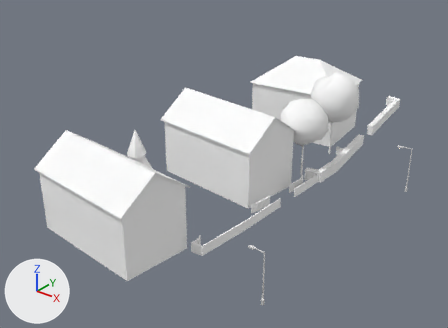
Two versions of the glTF model cities/arlov-borggatan/pack/tiles/c-11_7.glb, one commit apart.
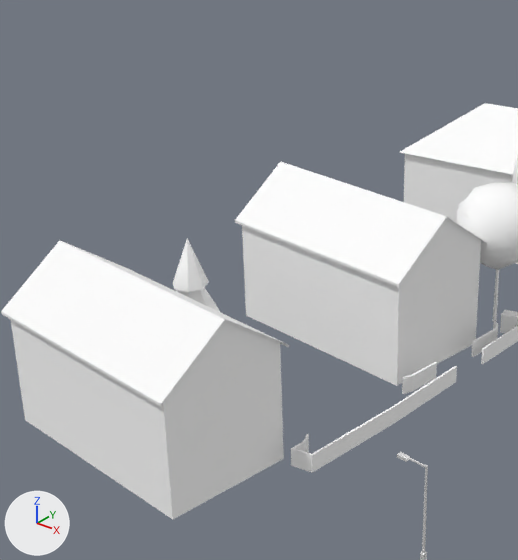
Old and new are each drawn whole from a 50 mm lens placed at (-579.7, 390.6, 37.7), pointed at (-628.6, 451.8, -0.2) and again close up on the part from 7% to 70% of the width and 0% to 92% of the height. Every picture has the same lights, and +X, +Y and +Z are marked at lower left. The first two pictures are the older version. Where no turn or scale is listed for an object, it has been applied to the vertices. Vertices at exactly the same position are counted once.

The scene before the commit, as lines of its bpy script (objects in view):
```python
me_sm_building_w208846666 = bpy.data.meshes.new('SM_Building_w208846666')
me_sm_building_w208846666.from_pydata(...)  # 48 vertices, 46 faces; spans x -8.4..8.4, y -24.6..24.6, z -5.8..5.8
# faces by material slot: [8, 14, 24]
me_sm_building_w208846666.materials.append(mat_m_wall_wood_white_upper)  # white #ffffff
me_sm_building_w208846666.materials.append(mat_m_roof_tiles_dark)  # white #ffffff
me_sm_building_w208846666.materials.append(mat_m_concrete)  # white #ffffff
me_sm_trees__11_7 = bpy.data.meshes.new('SM_Trees_-11_7')
me_sm_trees__11_7.from_pydata(...)  # 312 vertices, 537 faces; spans x -8.5..8.5, y -15.5..15.5, z -6.1..6.1
# faces by material slot: [36, 480, 21]
me_sm_trees__11_7.materials.append(mat_m_bark_wood)  # white #ffffff
me_sm_trees__11_7.materials.append(mat_m_leaf)  # white #ffffff
me_sm_trees__11_7.materials.append(mat_m_conifer)  # white #ffffff
me_sm_wall_fence__11_7 = bpy.data.meshes.new('SM_Wall_Fence_-11_7')
me_sm_wall_fence__11_7.from_pydata(...)  # 91 vertices, 121 faces; spans x -1.4..1.4, y -15.2..15.2, z -0.8..0.8
me_sm_wall_fence__11_7.materials.append(mat_m_wall_wood_white_blank)  # white #ffffff
ob_sm_building_w208846666 = bpy.data.objects.new('SM_Building_w208846666', me_sm_building_w208846666)
ob_sm_building_w208846666.location = (-624.67, 448.48, 6.32)
ob_sm_trees__11_7 = bpy.data.objects.new('SM_Trees_-11_7', me_sm_trees__11_7)
ob_sm_trees__11_7.location = (-622.59, 448.81, 7.07)
ob_sm_wall_fence__11_7 = bpy.data.objects.new('SM_Wall_Fence_-11_7', me_sm_wall_fence__11_7)
ob_sm_wall_fence__11_7.location = (-615.44, 446.42, 1.71)
# also in view: 'SM_Building_w208846686' at (-625.4, 428.6, 6.0); 'SM_Building_w208846730' at (-624.2, 447.0, 6.3)
```
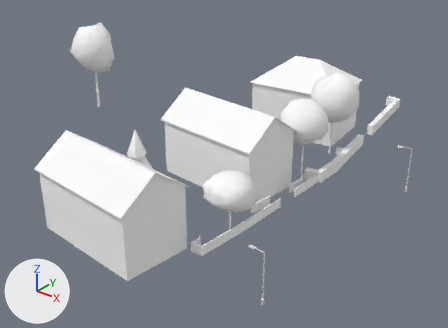
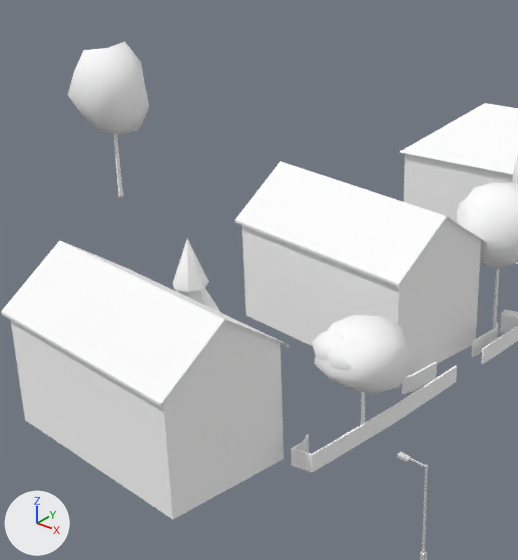
The newer file is also turned or shifted as a whole; pictures and numbers use the older file's frame.

Pixel boxes (x1, y1, x2, y2) of what changed, in the close-ups (518 x 560 px):
'SM_Trees_-11_7', reshaped: before (173, 158, 518, 321); after (68, 41, 518, 424)
part 1 of me_sm_trees__11_7, added: after (113, 134, 123, 197)
part 2 of me_sm_trees__11_7, added (mostly hidden): after (361, 391, 365, 424)
part 3 of me_sm_trees__11_7, added: after (68, 41, 149, 135)
part 4 of me_sm_trees__11_7, added: after (314, 315, 413, 394)
part 5 of me_sm_trees__11_7, added: after (327, 334, 361, 370)
part 6 of me_sm_trees__11_7, added: after (312, 331, 345, 360)

Diff of the bpy script that builds the scene:
```diff
--- a/cities/arlov-borggatan/pack/tiles/c-11_7.glb.py
+++ b/cities/arlov-borggatan/pack/tiles/c-11_7.glb.py
@@ me_sm_trees__11_7 @@
 # used by ob_sm_trees__11_7; location = (-622.59, 448.81, 7.07)
-me_sm_trees__11_7.from_pydata(...)  # 312 vertices, 537 faces; spans x -8.5..8.5, y -15.5..15.5, z -6.1..6.1
+me_sm_trees__11_7.from_pydata(...)  # 588 vertices, 1041 faces; spans x -37.6..9.8, y -15.5..15.5, z -6.1..7.7
+# me_sm_trees__11_7 part 1: the loose piece of 12 vertices spanning x 5.4..5.8, y 4.5..4.7, z -5.7..-1.4 is copied, and the copy is scaled about its middle by (1.36, 1.36, 1.35), then moved by (-39.9, 0.4, 0.6); it spans x -34.6..-34.1, y 4.8..5.2, z -5.9..0.0
+# me_sm_trees__11_7 part 2: the loose piece of 12 vertices spanning x -6.5..-6.1, y -13.2..-12.9, z -6.1..-4.0 is copied, and the copy is scaled about its middle by (0.733, 0.735, 1.56), then moved by (13.5, 0.6, 0.7); it spans x 7.0..7.3, y -12.6..-12.4, z -5.9..-2.7
+# me_sm_trees__11_7 part 3: a new loose piece of 42 vertices spanning x -37.5..-31.1, y 1.6..8.3, z 0.1..7.7, in mat_m_leaf (white #ffffff)
+# me_sm_trees__11_7 part 4: a new loose piece of 42 vertices spanning x 4.5..9.8, y -15.4..-9.6, z -2.7..1.3, in mat_m_leaf (white #ffffff)
+# me_sm_trees__11_7 part 5: a new loose piece of 42 vertices spanning x 5.6..9.0, y -15.3..-11.9, z -1.3..1.0, in mat_m_leaf (white #ffffff)
+# me_sm_trees__11_7 part 6: a new loose piece of 42 vertices spanning x 5.0..7.6, y -15.0..-12.4, z -1.3..1.0, in mat_m_leaf (white #ffffff)
+# other edits to the shape of me_sm_trees__11_7 do not show in these pictures
 me_sm_trees__11_7.materials.append(mat_m_bark_wood)
```
